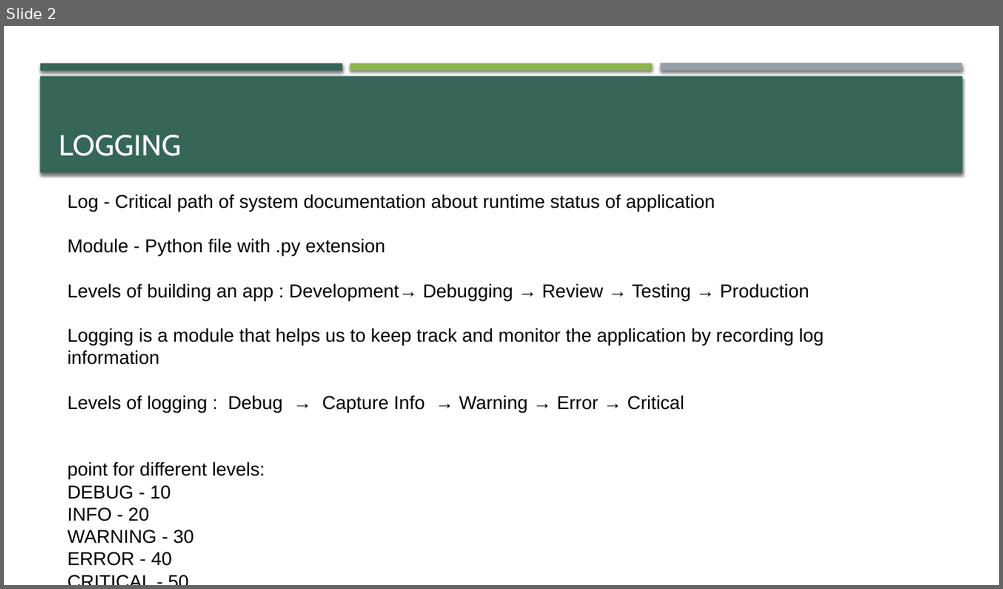
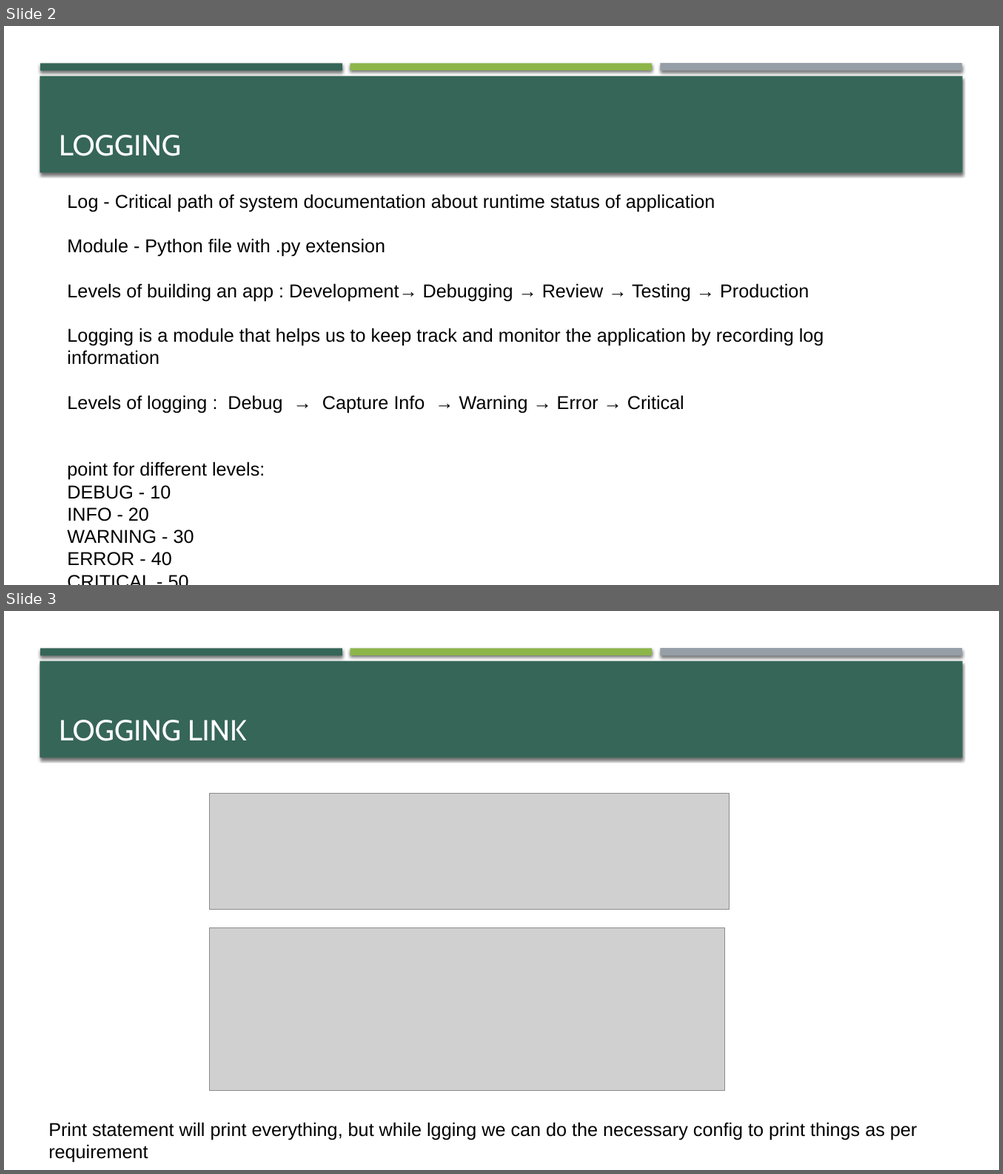
Before and after one commit to RSRemya/Data_Science_Coding, a slide deck: 8. Logging & Debugging/Logging & Debugging.pptx. Shown one above the other, each under a label of ours: slide 2 before the commit, slides 2 and 3 after it. The pictures are 1003x589 and 1003x1174 pixels, drawn with LibreOffice and Linux fonts; fonts in the diff are those of the drawing; grey boxes stand for pictures. Boxes give left, top, right and bottom in pixels: in the first picture for what was removed or moved away, otherwise in the second. Text is boxed around its words. In the diff, an @@ line names an element or a change of style, - is before the commit and + after.

```diff
--- a/8. Logging & Debugging/Logging & Debugging.pptx
+++ b/8. Logging & Debugging/Logging & Debugging.pptx
@@ slide 3 added at box(4, 611, 999, 1170), background #FFFFFF; not listed: 4 template elements that a slide beside it also shows @@
@@ text added at box(59, 720, 247, 741), 28 pt, text #FFFFFF @@
+LOGGING LINK
@@ picture added at box(209, 793, 728, 909) @@
@@ picture added at box(209, 928, 725, 1091) @@
@@ text added at box(48, 1122, 916, 1141), 18 pt, text #000000 @@
+Print statement will print everything, but while lgging we can do the necessary config to print things as per requirement
```
Also in this commit, not shown: 14 other files.
